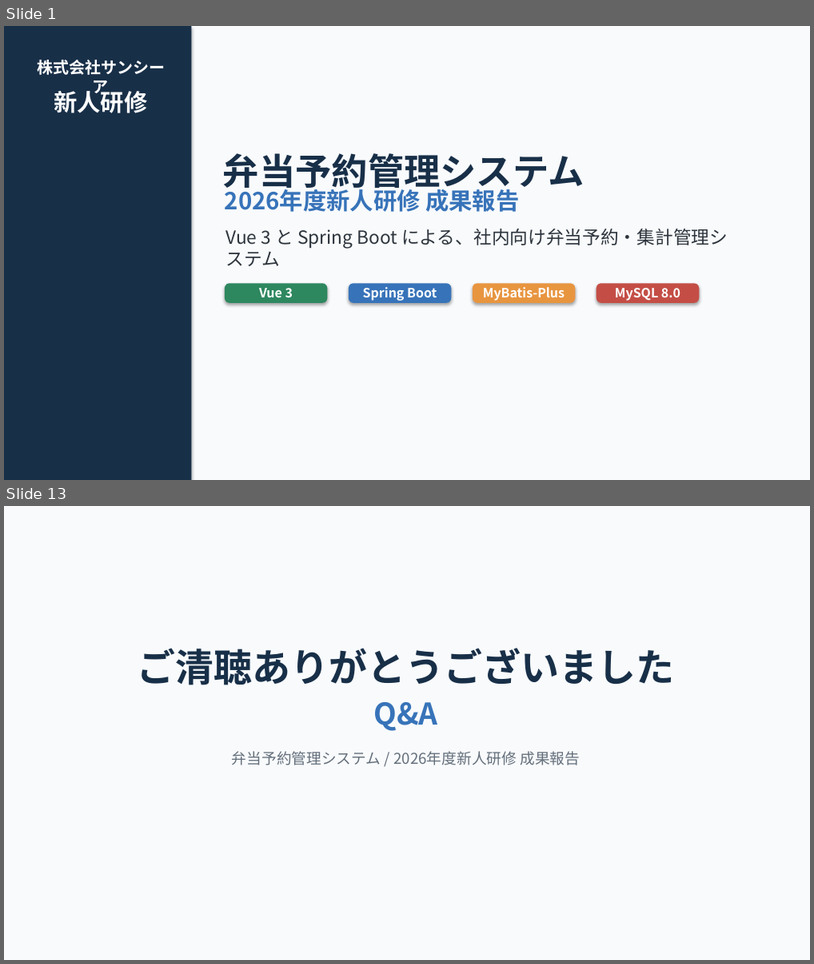
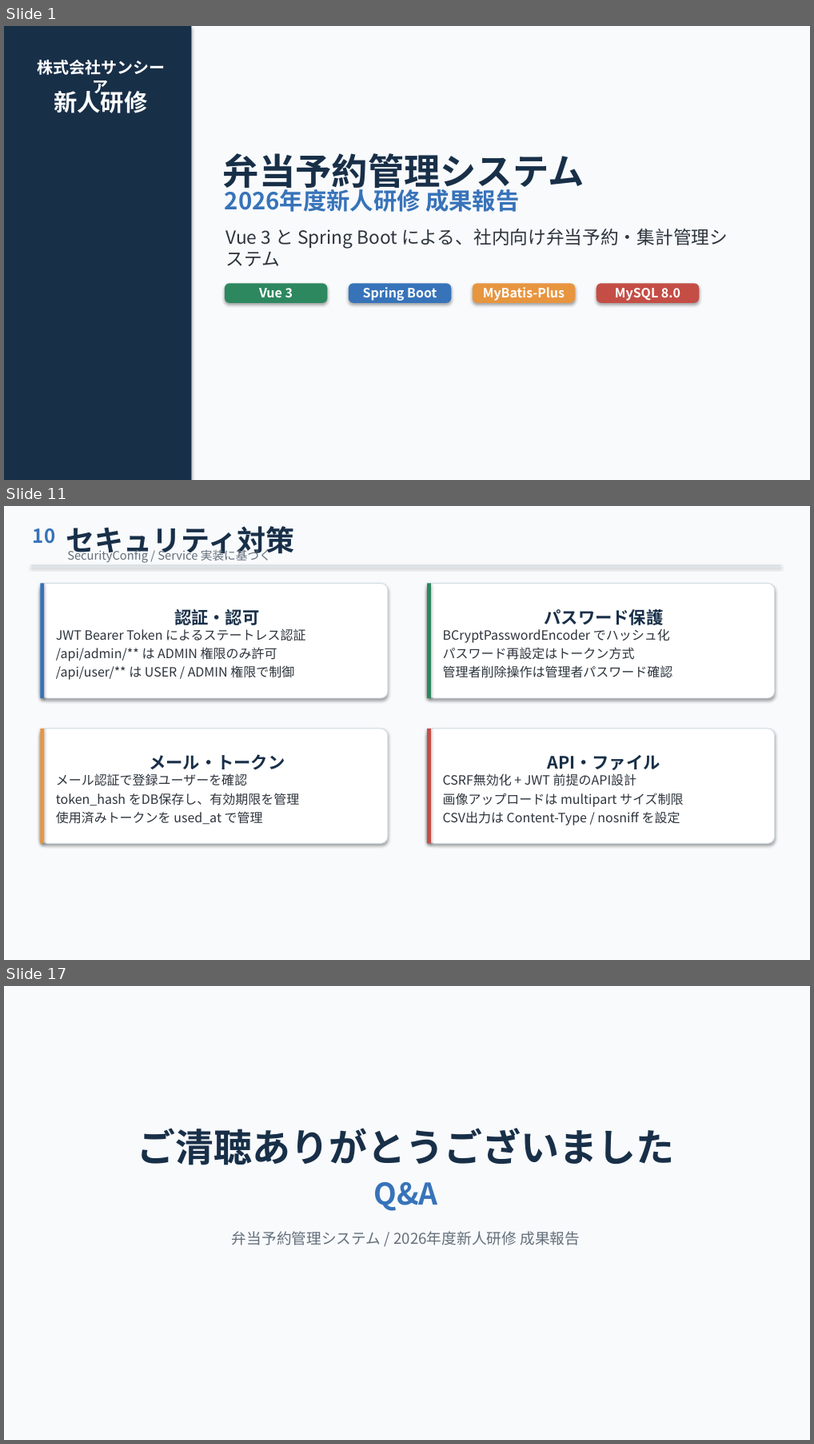
Before and after one commit to linc-sunseeer/springboot-test1, a slide deck: PTT/弁当予約管理システム_新人研修成果報告.pptx. Shown one above the other, each under a label of ours: slides 1 and 13 before the commit, slides 1, 11 and 17 after it; the slides between them are not shown. The pictures are 814x964 and 814x1444 pixels, drawn with LibreOffice and Linux fonts; fonts in the diff are those of the drawing. Boxes give left, top, right and bottom in pixels: in the first picture for what was removed or moved away, otherwise in the second. Text is boxed around its words. In the diff, an @@ line names an element or a change of style, - is before the commit and + after.

```diff
--- a/PTT/弁当予約管理システム_新人研修成果報告.pptx
+++ b/PTT/弁当予約管理システム_新人研修成果報告.pptx
@@ slide 11 added at bbox=[4, 506, 810, 960], background #F8FAFC @@
@@ text added at bbox=[33, 528, 55, 544], 18 pt, text #3773B9, bold @@
+10
@@ text added at bbox=[66, 526, 294, 559], 27 pt, text #182F48, bold @@
+セキュリティ対策
@@ text added at bbox=[67, 548, 271, 563], 11 pt, text #646F7B @@
+SecurityConfig / Service 実装に基づく
@@ rectangle added at bbox=[31, 565, 781, 566], fill #D2DCE2 @@
@@ rounded rectangle added at bbox=[40, 583, 388, 698], fill #FFFFFF, outline #D2DCE2 0.75 pt, 12 pt, text #2D343C @@
+認証・認可
+JWT Bearer Token によるステートレス認証
+/api/admin/** は ADMIN 権限のみ許可
+/api/user/** は USER / ADMIN 権限で制御
@@ rectangle added at bbox=[40, 583, 44, 698], fill #3773B9 @@
@@ rounded rectangle added at bbox=[427, 583, 775, 698], fill #FFFFFF, outline #D2DCE2 0.75 pt, 12 pt, text #2D343C @@
+パスワード保護
+BCryptPasswordEncoder でハッシュ化
+パスワード再設定はトークン方式
+管理者削除操作は管理者パスワード確認
@@ rectangle added at bbox=[427, 583, 431, 698], fill #2D875F @@
@@ rounded rectangle added at bbox=[40, 728, 388, 843], fill #FFFFFF, outline #D2DCE2 0.75 pt, 12 pt, text #2D343C @@
+メール・トークン
+メール認証で登録ユーザーを確認
+token_hash をDB保存し、有効期限を管理
+使用済みトークンを used_at で管理
@@ rectangle added at bbox=[40, 728, 44, 843], fill #E89540 @@
@@ rounded rectangle added at bbox=[427, 728, 775, 843], fill #FFFFFF, outline #D2DCE2 0.75 pt, 12 pt, text #2D343C @@
+API・ファイル
+CSRF無効化 + JWT 前提のAPI設計
+画像アップロードは multipart サイズ制限
+CSV出力は Content-Type / nosniff を設定
@@ rectangle added at bbox=[427, 728, 431, 843], fill #C44E46 @@
@@ what was slide 13 is now slide 17 @@
```
Also in this commit, not shown: 11 slides changed, 3 other slides added, 7 other files.
